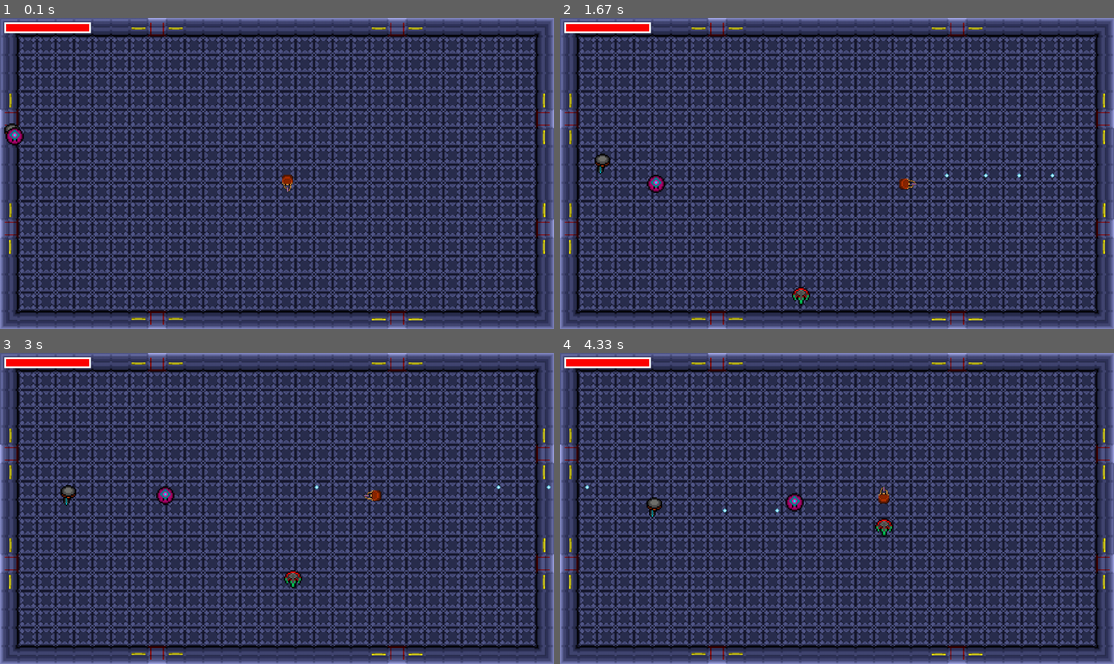
Above: before the commit, frames 1-4 (two rows, left to right).
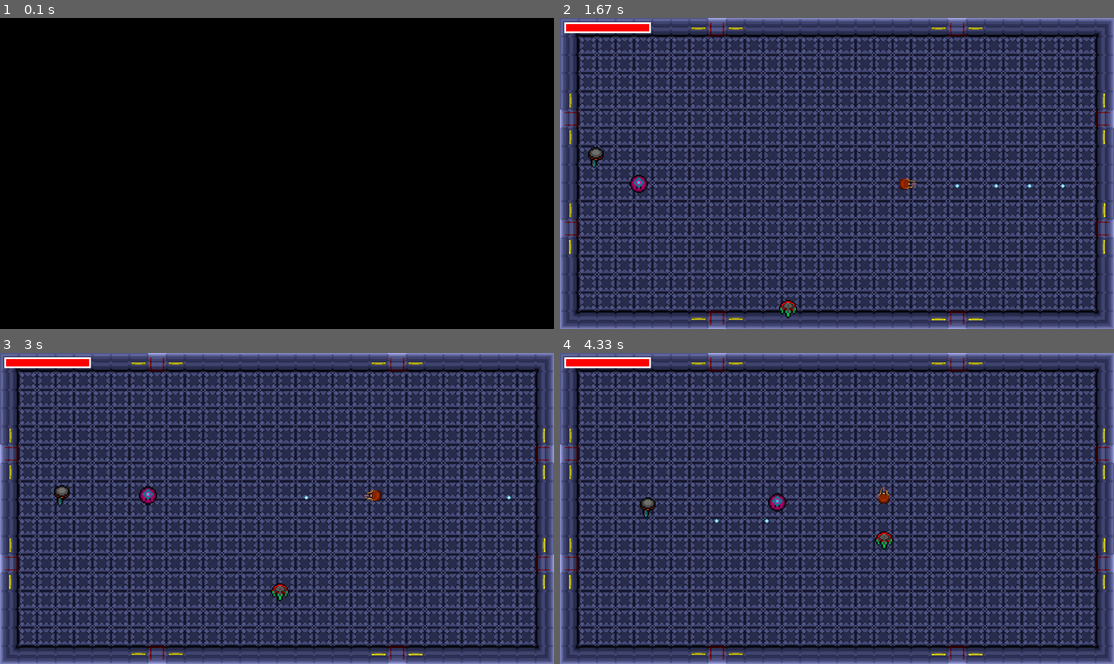
Above: after the commit, the same moments.

Repository: Jay-J-Williams/iTeamA3
Game: pygame game, started from Pygame_GroupProject/SolusMiles.py
Same seed, same stepped clock (60 frames per second), same inputs: the game is played once before the commit and once after it.
Inputs:
- Up to frame 1 (0.1 s): no input
- Up to frame 2 (1.67 s): hold R 0.33-0.8 s; hold Space 0.83-1.3 s; hold D 0.83-1.3 s; hold D from 1.33 s (still down); tap Space at 1.4 s
- Up to frame 3 (3 s): tap Space at 1.7, 1.9, 2.23, 2.53, 2.73 s; release D at 1.8 s; hold W 1.83-2.13 s; hold D 2.17-2.63 s; hold A from 2.67 s (still down)
- Up to frame 4 (4.33 s): tap Space at 3.03, 3.3, 3.63, 3.93, 4.07 s; release A at 3.2 s; hold S 3.23-3.53 s; hold A 3.57-3.97 s; hold W from 4 s (still down)

The runs differ from the first frame. In frame 1, 99% of the frame differs, in the area x 0-100%, y 0-100%; in frame 2, 0.8%; in frame 3, 0.7%; in frame 4, 0.7%.

Commit message:
Bullet has been updated
Bullets are now closer to the player's center

NOTE - After clicking the debug button, run the game by pressing "r"

Diff:
--- a/Pygame_GroupProject/SolusMiles.py
+++ b/Pygame_GroupProject/SolusMiles.py
@@ -40,6 +40,8 @@
         #------------------------------------------------------
 
         self.FPS = 60
+        self.run = False
+        self.keys = pygame.key.get_pressed()
 
         self.screen = pygame.display.set_mode((self.Width, self.Height), pygame.FULLSCREEN)
         self.display_surface = pygame.display.get_surface()
@@ -135,18 +137,9 @@
     def update_healthbar(self):
         if player.health < 101:
             pygame.draw.rect(game.display_surface, (255, 0, 0), pygame.Rect(10, 10, player.health * 2, 25))
-            pygame.draw.rect (game.display_surface, (255,255,255), pygame.Rect(10, 10, self.healthbar_length, 25),4)
+            pygame.draw.rect(game.display_surface, (255,255,255), pygame.Rect(10, 10, self.healthbar_length, 25),4)
 #--------------------------------------------------------------------------------------------------------
 class Character():
-    health = None
-    speed = None
-    damage = None
-    pos_x = None
-    pos_y = None
-    image = None
-    group = None
-    size = None
-    #------------------------------------------------------
     def __init__(self, health, speed, damage, pos_x, pos_y, image, group):
         self.health = health
         self.speed = speed
@@ -160,8 +153,6 @@
 
 #--------------------------------------------------------------------------------------------------------
 class Player(Character):
-    weapon = None
-    powerUp = None
     #------------------------------------------------------
     def __init__(self, health, speed, damage, pos_x, pos_y, weapon, image, group):
         super().__init__(health, speed, damage, pos_x, pos_y, image, group)
@@ -217,16 +208,21 @@
         keys = pygame.key.get_pressed()
         mouse_clicks = pygame.mouse.get_pressed()
 
-         # [0] = Left Click
+        #------------------------------------------------------
         if self.cooldown >= 100:
-            if (keys[pygame.K_SPACE] or mouse_clicks[0]):
-                Bullet(self.pos_x, self.pos_y)
+            if (keys[pygame.K_SPACE] or mouse_clicks[0]): # [0] = Left Click
+                if player.last_move == "up":
+                    Bullet((self.pos_x + (game.Tilesize / 2)), (self.pos_y - (game.Tilesize / 2)))
+                elif player.last_move == "down":
+                    Bullet((self.pos_x + (game.Tilesize / 2)), (self.pos_y + (game.Tilesize / 2)))
+                elif player.last_move == "left":
+                    Bullet((self.pos_x - (game.Tilesize / 2)), (self.pos_y + (game.Tilesize / 2)))
+                elif player.last_move == "right":
+                    Bullet((self.pos_x + (game.Tilesize / 2)), (self.pos_y + (game.Tilesize / 2)))
                 self.cooldown = 0
+        #------------------------------------------------------
         else:
             self.cooldown += self.weapon.fire_rate
-
-        #if keys[pygame.K_SPACE] or mouse_clicks[0]:
-        #    Bullet(self.pos_x, self.pos_y)
     #------------------------------------------------------
     def Update(self):
         self.Movement()
@@ -238,10 +234,6 @@
 
 #--------------------------------------------------------------------------------------------------------
 class Weapon():
-    damage = None
-    fire_rate = None
-    shot_range = None
-    #------------------------------------------------------
     def __init__(self, damage, fire_rate, shot_range):
         self.damage = damage
         self.fire_rate = fire_rate
@@ -250,11 +242,6 @@
 
 #--------------------------------------------------------------------------------------------------------
 class Bullet():
-    x = None
-    y = None
-    speed = None
-    image = None
-    #------------------------------------------------------
     def __init__(self, x, y):
         self.x = x
         self.y = y
@@ -262,7 +249,7 @@
         self.size = game.Tilesize * 0.2
         self.image = "Pygame_GroupProject\Assets\Bullet\Bullet.png"
         self.org_image = self.image
-        self.char = Sprite(((x + 24 / 2), (y + 24 / 2)), self.image, [bullets], (game.Tilesize / 4))
+        self.char = Sprite((self.x, self.y), self.image, [bullets], (game.Tilesize / 8))
         self.rect = self.char.rect
         self.group = bullets
         self.direction = player.last_move
@@ -318,10 +305,6 @@
 
 #--------------------------------------------------------------------------------------------------------
 class Aliens(Character):
-    __target = None
-    __spawn_rate = None
-    __name = None
-
     def __init__(self, name, health, speed, damage, pos_x, pos_y, target, spawn_rate, image, group, showing):
         super().__init__(health, speed, damage, pos_x, pos_y, image, group)
         self.target = target
@@ -332,47 +315,6 @@
         if showing == True:
             self.char = Sprite((pos_x, pos_y), image, group, self.size)
             self.rect = self.char.rect
-
-    @property
-    def name(self):
-        return self.__name
-
-    @property
-    def target(self):
-        return self.__target
-
-    @property
-    def spawn_rate(self):
-        return self.__spawn_rate
-
-    @name.setter
-    def name(self, value):
-        if "Shield" in value or "Turret" in value:
-            self.__name = value
-        elif "Armoured-wing" in value or "Bomber" in value:
-            self.__name = value
-        elif "Sniper" in value or "Mosquito" in value:
-            self.__name = value
-        else:
-            raise strErrors("You must enter a name of an alien")
-
-
-    @target.setter
-    def target(self, value: object):
-        if type(value) == object:
-            self.__target = value
-        else:
-            objectErrors("Target must be an object")
-
-    @spawn_rate.setter
-    def spawn_rate(self, value):
-        if type(value) == list or type(value) == int:
-            self.__spawn_rate = value
-        else:
-            entryErrors("The spawn rate must be initialised as an int, then turned into a list")
-
-    def __str__(self):
-        return self.__name
 
     def convert_spawn_rate(self, first_conversion: bool, last_aliens_spawn_rate: list):
         if first_conversion == False:
@@ -465,6 +407,15 @@
         #------------------------------------------------------
              elif self.pos_y < player.pos_y:
                 self.pos_y += self.speed * 0.5
+
+#Ranged attacker movement
+    def ranged_move(self):
+        if self.door < 3:
+            if self.pos_y != player.pos_y:
+                self.pos_y += self.speed
+        elif self.door == 2 or self.door == 3:
+            if self.pos_x != player.pos_x:
+                self.pos_x += self.speed
 
 # Door exiting
     def exit_door(self):
@@ -700,5 +651,14 @@
 
 game = Game()
 game.Create_Map()
-while True:
+running = False
+
+#Press "r" to start the game. Note: this is where the menu will be
+while(running == False):
+    for event in pygame.event.get():
+        if event.type == pygame.KEYDOWN:
+            if event.key == pygame.K_r:
+                running = True
+
+while(running):
     game.Run()
